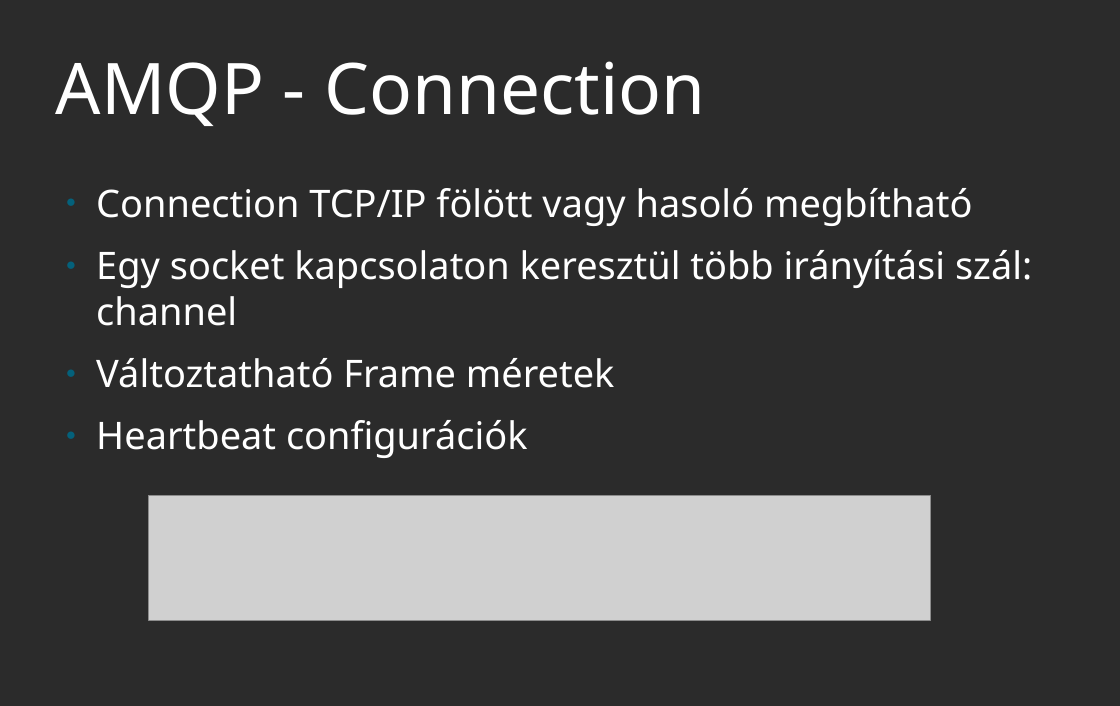
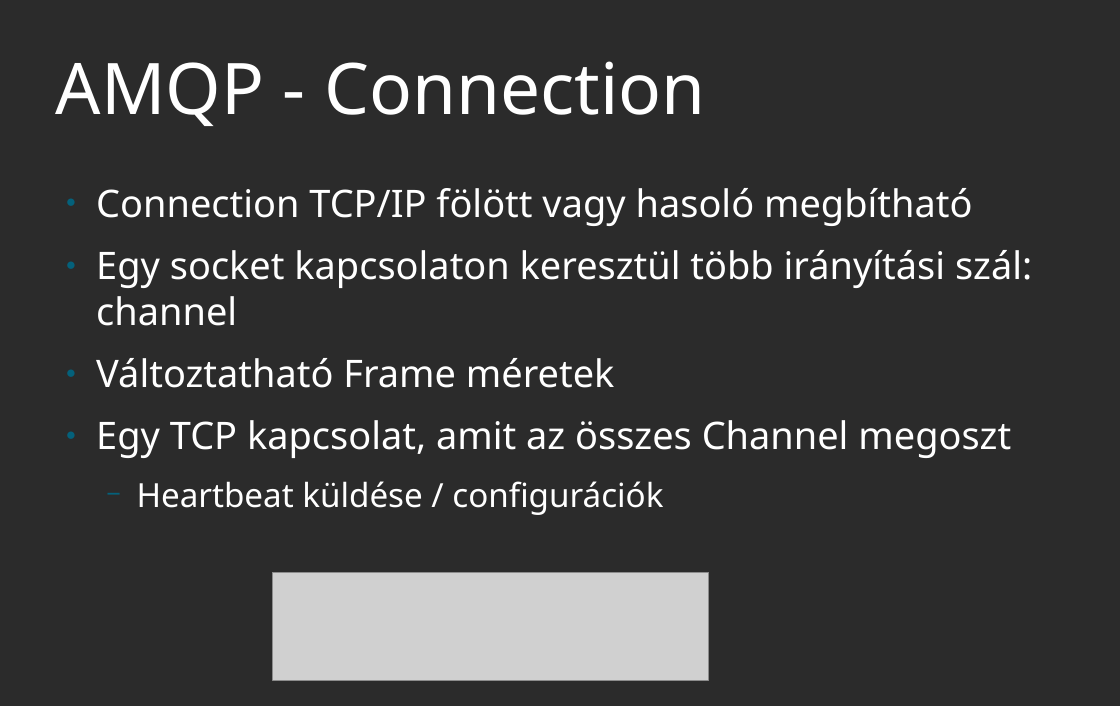
Before and after one commit to Havasjethi/RMQ, a slide deck: slide 11 of AMQP_RabbitMQ.odp (slide 10 before the commit). Drawn at 1120x706 pixels with LibreOffice and Linux fonts; fonts in the diff are those of the drawing; grey boxes stand for pictures; background and template pictures are left out; a plain dark background stands for a picture behind light text. Boxes give left, top, right and bottom in pixels: in the first picture for what was removed or moved away, otherwise in the second. Text is boxed around its words. In the diff, an @@ line names an element or a change of style, - is before the commit and + after.

```diff
--- a/AMQP_RabbitMQ.odp
+++ b/AMQP_RabbitMQ.odp
@@ text at [96, 420, 1011, 515]: text changed @@
-● Heartbeat configurációk
+● Egy TCP kapcsolat, amit az összes Channel megoszt
+  − Heartbeat küldése / configurációk
@@ picture: place and size @@
-picture at [149, 495, 930, 621]
+picture at [273, 572, 709, 680]
```
Also in this commit, not shown: 9 other slides changed, 1 slide added, 2 slides removed.
